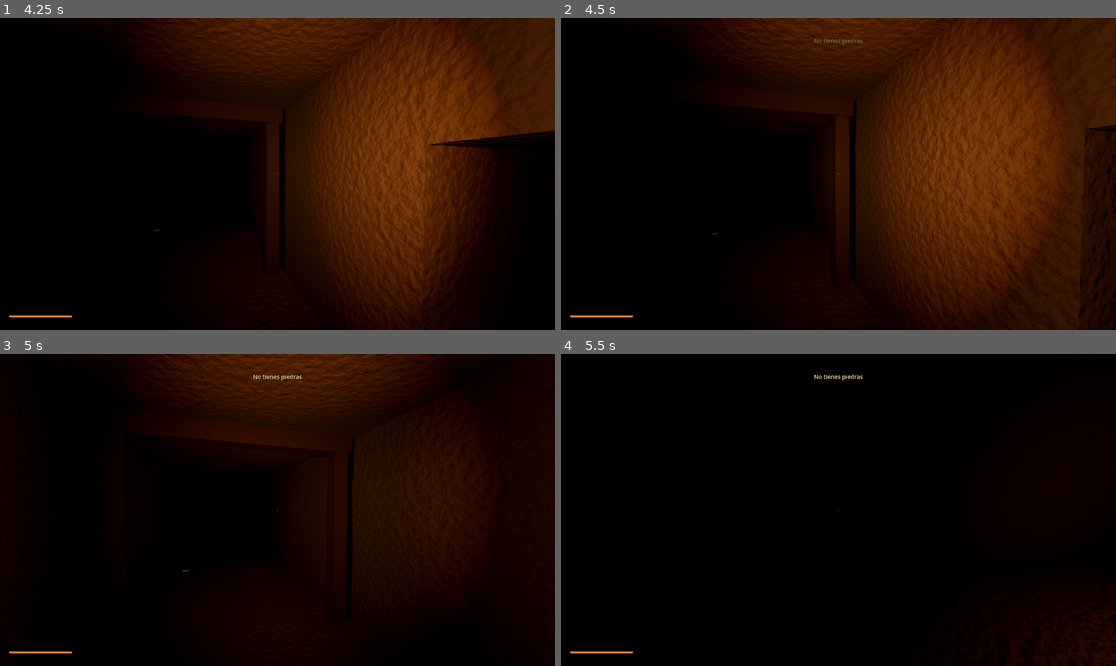
Above: before the commit, frames 1-4 (two rows, left to right).
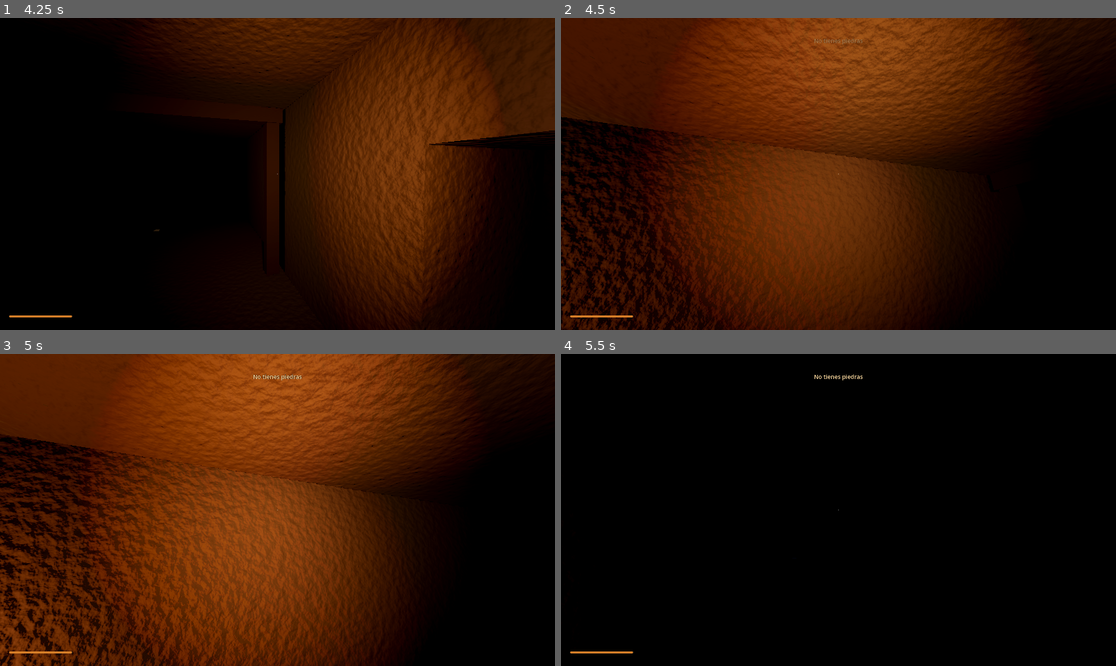
Above: after the commit, the same moments.

Repository: mateomerino14/socavon
Game: Godot game, scene res://src/world/test_tunnel/test_tunnel.tscn
The game is run twice, just before and just after one commit, with the same random seed, the same clock (stepped at 60 frames per second) and the same inputs.
Inputs (mouse positions are in pixels of both pictures, inside the frame that each line leads up to):
- Up to frame 1 (4.25 s): tap Enter at 0.5 s; move the mouse to (305, 174) at 0.52 s; hold Ctrl (crouch) 0.53-1.28 s; hold W (move_forward) from 0.53 s (still down); move the mouse to (249, 174) at 1.27 s; tap Ctrl (crouch) at 1.35, 2.3, 3.05, 3.8 s; move the mouse to (288, 167) at 2.02 s; hold E (interact) 2.03-2.78 s; move the mouse to (271, 180) at 2.77 s; tap Mouse wheel down (lamp_decrease) at 2.85 s; move the mouse to (316, 177) at 3.52 s; hold Mouse wheel up (lamp_increase) from 3.53 s (still down); tap Escape (pause) at 4.15 s
- Up to frame 2 (4.5 s): move the mouse to (672, 127) at 4.27 s; release W (move_forward) at 4.28 s; release Mouse wheel up (lamp_increase) at 4.28 s; hold A (move_left) from 4.28 s (still down); tap R (lamp_refill) at 4.35 s; click (672, 127) at 4.42 s
- Up to frame 3 (5 s): keep holding A (move_left); tap Ctrl (crouch) at 4.55 s
- Up to frame 4 (5.5 s): move the mouse to (844, 510) at 5.02 s; release A (move_left) at 5.03 s; hold W (move_forward) from 5.03 s (still down); hold F (lamp_toggle) from 5.03 s (still down); tap Ctrl (crouch) at 5.3 s

Frame 1 is identical in both runs. In frame 2, 86% of the frame differs, in the area x 0-100%, y 0-100%; in frame 3, 77%; in frame 4, 1.4%.

Commit message:
feat: Guarda los ajustes de sensibilidad, volumen y agacharse y los aplica al jugador

Diff:
--- a/project.godot
+++ b/project.godot
@@ -21,6 +21,7 @@
 
 EventBus="*res://src/core/event_bus.gd"
 GameState="*res://src/core/game_state.gd"
+Settings="*res://src/core/settings.gd"
 
 [debug]
 
--- /dev/null
+++ b/src/core/settings.gd
@@ -0,0 +1,71 @@
+extends Node
+## Ajustes del jugador (autoload "Settings"): se guardan en disco y avisan cuando cambian.
+
+signal changed
+
+const SECTION := "controles"
+const AUDIO_SECTION := "audio"
+const DEFAULT_PATH := "user://ajustes.cfg"
+const MIN_SENSITIVITY := 0.25
+const MAX_SENSITIVITY := 2.5
+const MASTER_BUS := 0
+
+var config_path := DEFAULT_PATH
+var mouse_sensitivity := 1.0
+var crouch_toggles := false
+var master_volume := 1.0
+
+
+## Carga los ajustes guardados al iniciar.
+func _ready() -> void:
+	load_settings()
+
+
+## Lee los ajustes del disco; si no hay archivo, quedan los valores por defecto.
+func load_settings() -> void:
+	var config := ConfigFile.new()
+	if config.load(config_path) == OK:
+		mouse_sensitivity = config.get_value(SECTION, "sensibilidad_raton", mouse_sensitivity)
+		crouch_toggles = config.get_value(SECTION, "agacharse_alterno", crouch_toggles)
+		master_volume = config.get_value(AUDIO_SECTION, "volumen_general", master_volume)
+	_apply_volume()
+	changed.emit()
+
+
+## Escribe los ajustes actuales en el disco.
+func save_settings() -> void:
+	var config := ConfigFile.new()
+	config.set_value(SECTION, "sensibilidad_raton", mouse_sensitivity)
+	config.set_value(SECTION, "agacharse_alterno", crouch_toggles)
+	config.set_value(AUDIO_SECTION, "volumen_general", master_volume)
+	config.save(config_path)
+
+
+## Cambia la sensibilidad del ratón dentro de sus límites.
+func set_mouse_sensitivity(value: float) -> void:
+	mouse_sensitivity = clampf(value, MIN_SENSITIVITY, MAX_SENSITIVITY)
+	_commit()
+
+
+## Elige si agacharse se mantiene o se alterna.
+func set_crouch_toggles(value: bool) -> void:
+	crouch_toggles = value
+	_commit()
+
+
+## Cambia el volumen general, de 0 a 1.
+func set_master_volume(value: float) -> void:
+	master_volume = clampf(value, 0.0, 1.0)
+	_apply_volume()
+	_commit()
+
+
+## Guarda y avisa del cambio.
+func _commit() -> void:
+	save_settings()
+	changed.emit()
+
+
+## Aplica el volumen al bus principal de audio.
+func _apply_volume() -> void:
+	AudioServer.set_bus_volume_db(MASTER_BUS, linear_to_db(master_volume))
--- a/src/player/first_person_camera.gd
+++ b/src/player/first_person_camera.gd
@@ -21,6 +21,7 @@
 @export var height_transition_speed := 9.0
 
 var look_enabled := true
+var sensitivity_scale := 1.0
 
 var _target_height := 0.0
 var _bob_time := 0.0
@@ -35,14 +36,12 @@
 	Input.mouse_mode = Input.MOUSE_MODE_CAPTURED
 
 
-## Mira con el ratón; Escape suelta el ratón y un clic lo vuelve a capturar.
+## Mira con el ratón; un clic vuelve a capturarlo si se había soltado.
 func _unhandled_input(event: InputEvent) -> void:
-	if event.is_action_pressed("pause"):
-		Input.mouse_mode = Input.MOUSE_MODE_VISIBLE
-	elif event is InputEventMouseButton and event.pressed:
+	if event is InputEventMouseButton and event.pressed:
 		Input.mouse_mode = Input.MOUSE_MODE_CAPTURED
 	elif event is InputEventMouseMotion and _can_look_with_mouse():
-		_look(event.relative * mouse_sensitivity)
+		_look(event.relative * mouse_sensitivity * sensitivity_scale)
 
 
 ## Mira con el stick derecho y acerca la cabeza a su altura objetivo.
--- a/src/player/player.gd
+++ b/src/player/player.gd
@@ -31,10 +31,10 @@
 ## Distancia desde los ojos hasta la coronilla.
 @export var eye_offset := 0.15
 @export var crouch_transition_speed := 9.0
-## Falso: hay que mantener la tecla. Verdadero: se alterna con cada pulsación.
-@export var crouch_toggles := false
 
 var move_state := MoveState.IDLE
+## Falso: hay que mantener la tecla. Verdadero: se alterna con cada pulsación. Viene de Settings.
+var crouch_toggles := false
 
 var _gravity: float = ProjectSettings.get_setting("physics/3d/default_gravity")
 var _capsule: CapsuleShape3D
@@ -57,6 +57,8 @@
 func _ready() -> void:
 	_capsule = _collision.shape as CapsuleShape3D
 	_connect_components()
+	Settings.changed.connect(_apply_settings)
+	_apply_settings()
 	_apply_height(stand_height)
 	_head.position.y = stand_height - eye_offset
 
@@ -226,6 +228,12 @@
 	return Vector2(velocity.x, velocity.z).length()
 
 
+## Aplica los ajustes del jugador a la entrada y a la mirada.
+func _apply_settings() -> void:
+	crouch_toggles = Settings.crouch_toggles
+	_head.sensitivity_scale = Settings.mouse_sensitivity
+
+
 ## Publica cuánto delata la lámpara al jugador.
 func _on_lamp_state_changed(_is_lit: bool, _level: int) -> void:
 	EventBus.player_light_changed.emit(_lamp.get_light_intensity())
Not shown, added: src/core/settings.gd.uid
